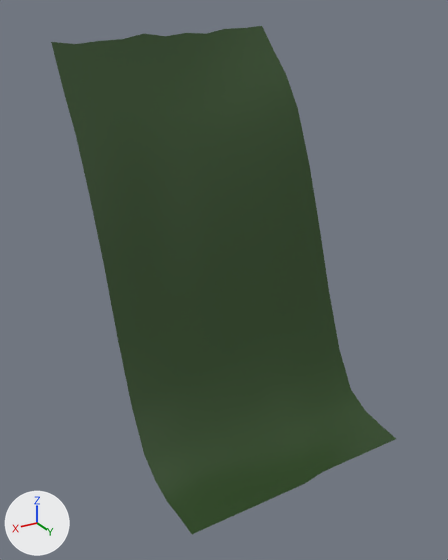
An edit to the FBX model Assets/Models/Terrain/T7.fbx, drawn before and after from the same camera.
The view is the same before and after, from a camera (50 mm lens) standing at (542.0, -491.0, 400.0) and looking at (305.0, -886.0, 202.0). Lighting does not change. The marker at lower left points along +X, +Y and +Z. The picture after the commit comes second. Where no turn or scale is listed for an object, it has been applied to the vertices.

Objects in the first picture: 'TerrainModel.008'.
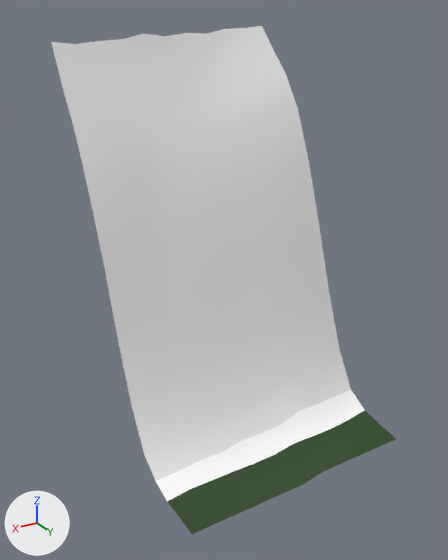
Boxes (x1, y1, x2, y2) around the edits, measured in the pictures (448 x 560 px):
part 1 of me_plane_005, recoloured (dark green to white)
    both: (156, 390, 365, 501)
part 2 of me_plane_005, recoloured (dark green to white)
    both: (51, 26, 351, 481)

Edits to the bpy script that builds the scene:
```text
Add mat_rock:
    mat_rock = principled_material('Rock')
    mat_rock.base_color = (0.8, 0.8, 0.8)  # white #e7e7e7
Add mat_transition:
    mat_transition = principled_material('Transition')
    mat_transition.base_color = (1.0, 1.0, 1.0)  # white #ffffff
    mat_transition.roughness = 0.859
Change me_plane_005:
    where me_plane_005.from_pydata(...)  # 132 vertices, 110 faces; spans x 196.0..392.0, y -1000.0..-784.0, z 64.0..389.0
    used by ob_terrainmodel_008; location = (0.0, 0.0, 0.0)
    me_plane_005 part 1: all 10 faces centred in x 206.0..382.0, y -833.0, z 67.0..79.0 switch from mat_grass (dark green #2a461e) to mat_transition (white #ffffff)
    me_plane_005 part 2: all 80 faces centred in x 206.0..382.0, y -990.0..-853.0, z 76.0..377.0 switch from mat_grass (dark green #2a461e) to mat_rock (white #e7e7e7)
```
